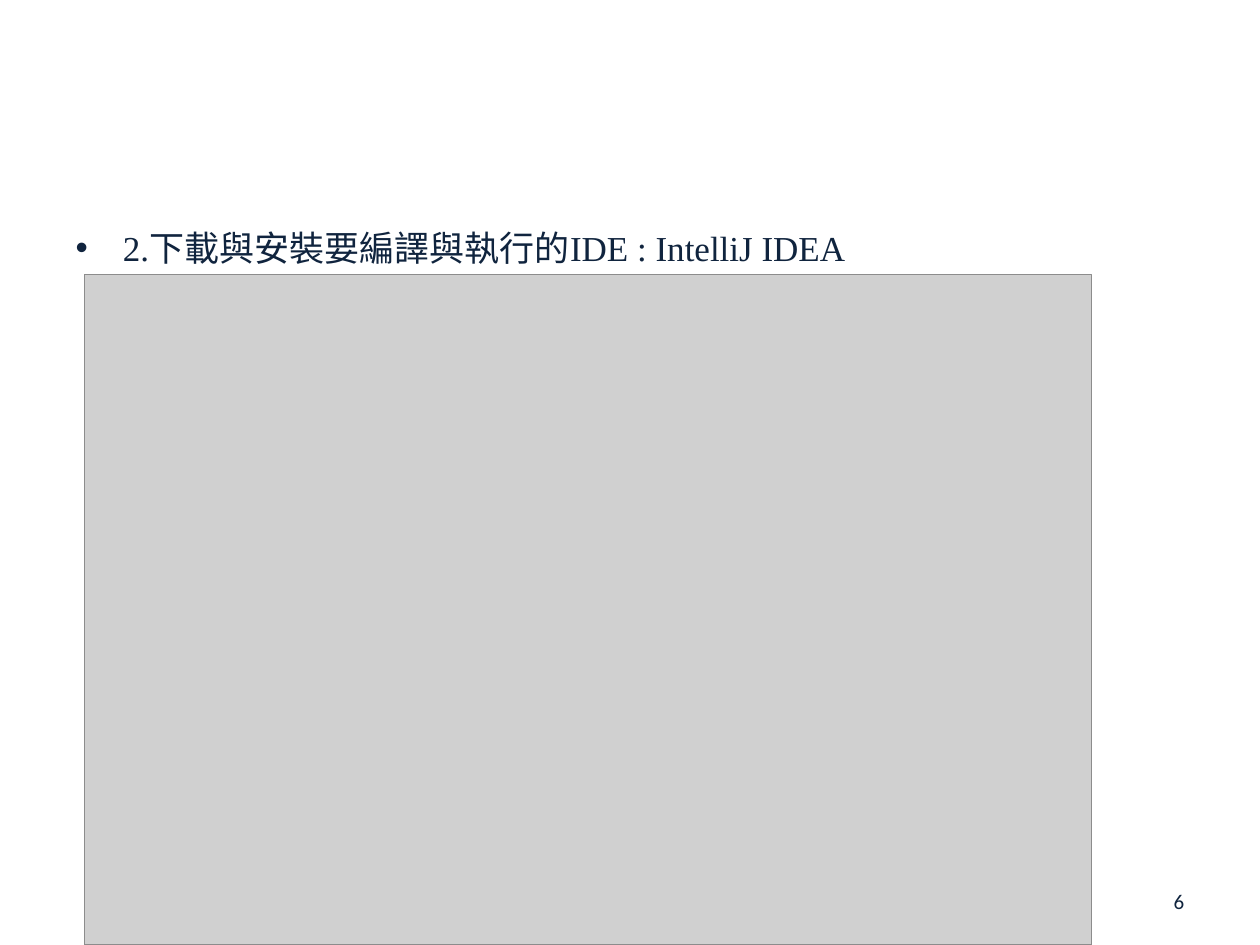
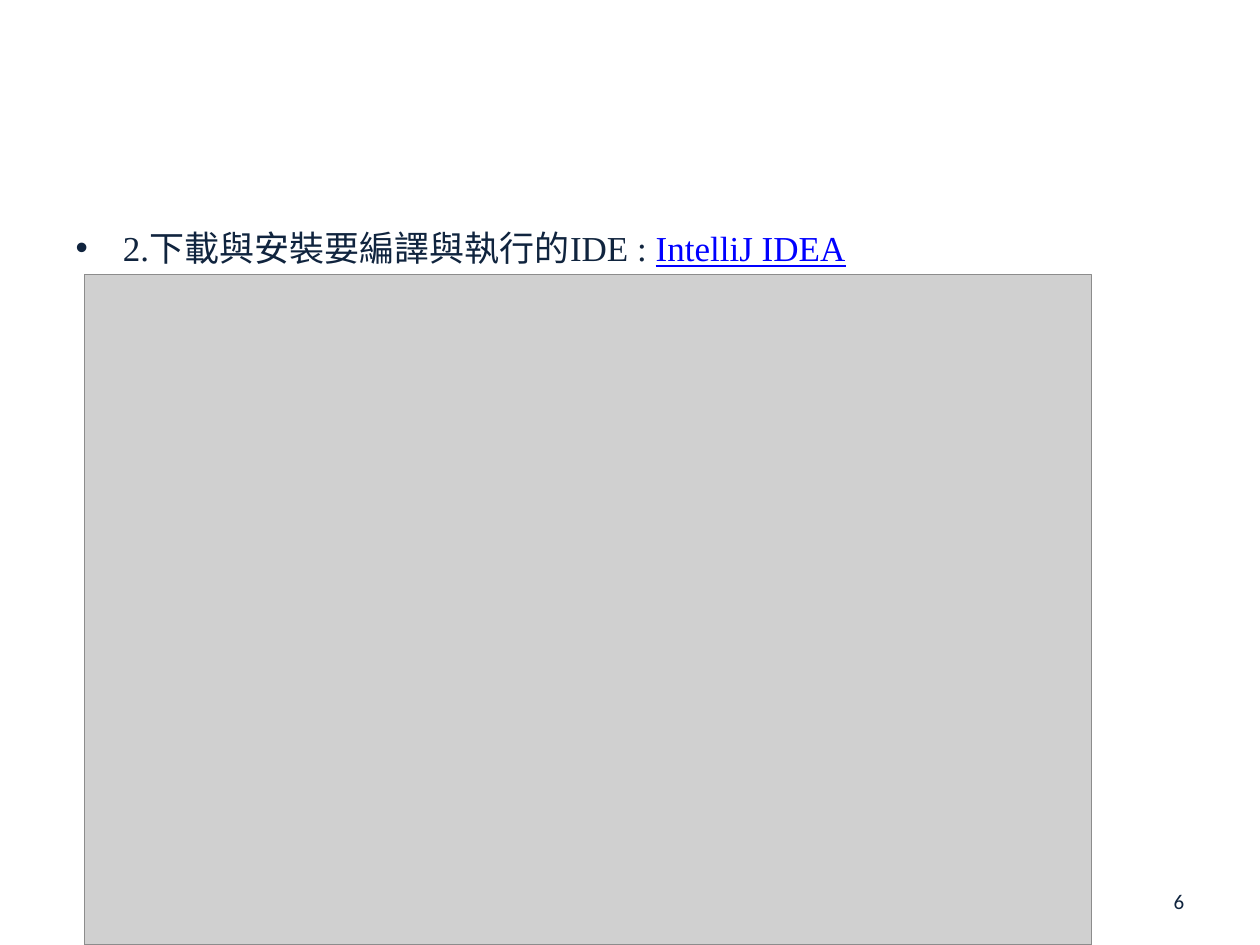
Before and after one commit to john78530/thesis, a slide deck: slide 6 of Oral.pptx. Drawn at 1260x945 pixels with LibreOffice and Linux fonts; fonts in the diff are those of the drawing; grey boxes stand for pictures; background and template pictures are left out. Boxes give left, top, right and bottom in pixels: in the first picture for what was removed or moved away, otherwise in the second. Text is boxed around its words. In the diff, an @@ line names an element or a change of style, - is before the commit and + after.

```diff
--- a/Oral.pptx
+++ b/Oral.pptx
@@ text "2.下載與安裝要編譯與執行的IDE : IntelliJ IDEA" at (123, 234, 846, 267): text colour #0F243E to #0000FF, underline on in "IntelliJ IDEA" @@
```
Also in this commit, not shown: 1 other file.
